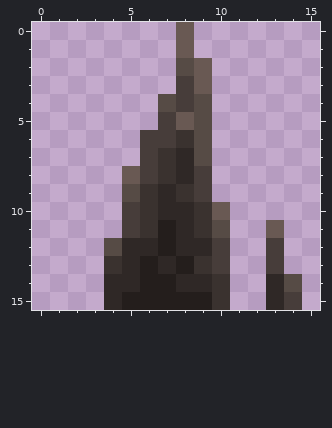
Pixel-art sprite -- src/game/assets/sprites/Spike.png. The picture above is the old version.
The file is 64x64 pixels, drawn in blocks of 4x4; one block is one cell here. Colours within 5 levels of each other are drawn and written as one.
Once edited:
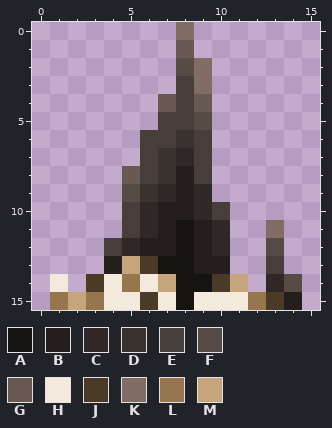
Palette (. is transparent): A #161413  B #241e1c  C #2f2826  D #3a322f  E #473d3a  F #564b45  G #695953  H #f3e9dd  J #4b3a27  K #816d65  L #97764f  M #c6a47c
Difference:
y 0: x 8 G -> K
y 2..3: x 9 G -> K
y 4: x 7 F -> G; x 9 F -> G
y 5: x 8 G -> E
y 6..7: x 9 F -> E
y 8: x 8 C -> B
y 9: x 8..9 DE -> BC
y 10: x 6..10 DCCDG -> CBBCE
y 11: x 6 D -> C; x 8..10 CDF -> ABC; x 13 G -> K
y 12: x 4 F -> E; x 6 C -> B; x 8..10 CCE -> ABC; x 13 E -> F
y 13: x 4..10 DCBCBDE -> BMJAABB
y 14: x 1 . -> H; x 3..11 .CCBBCCD. -> JHLHMAAJM
y 15: x 1..14 ...CBBBBBD..CE -> LMLHHJHAHHHLJB
Where, in picture pixels (left, top, right, bottom), the same in both pictures:
changed: (50, 22, 302, 310)
